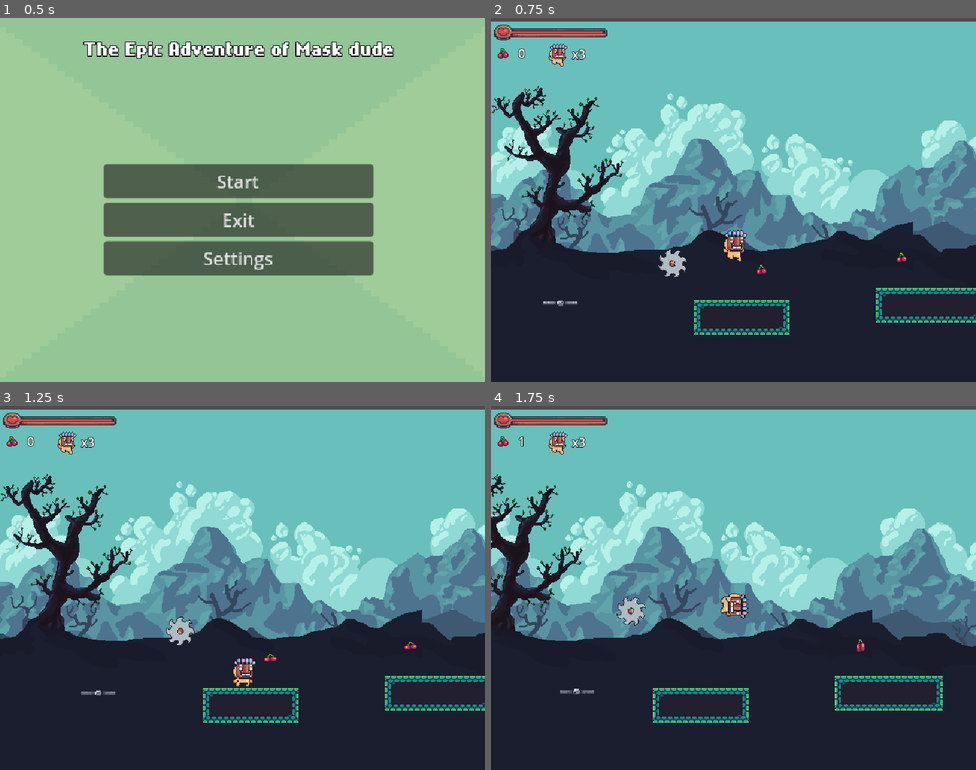
Above: before the commit, frames 1-4 (two rows, left to right).
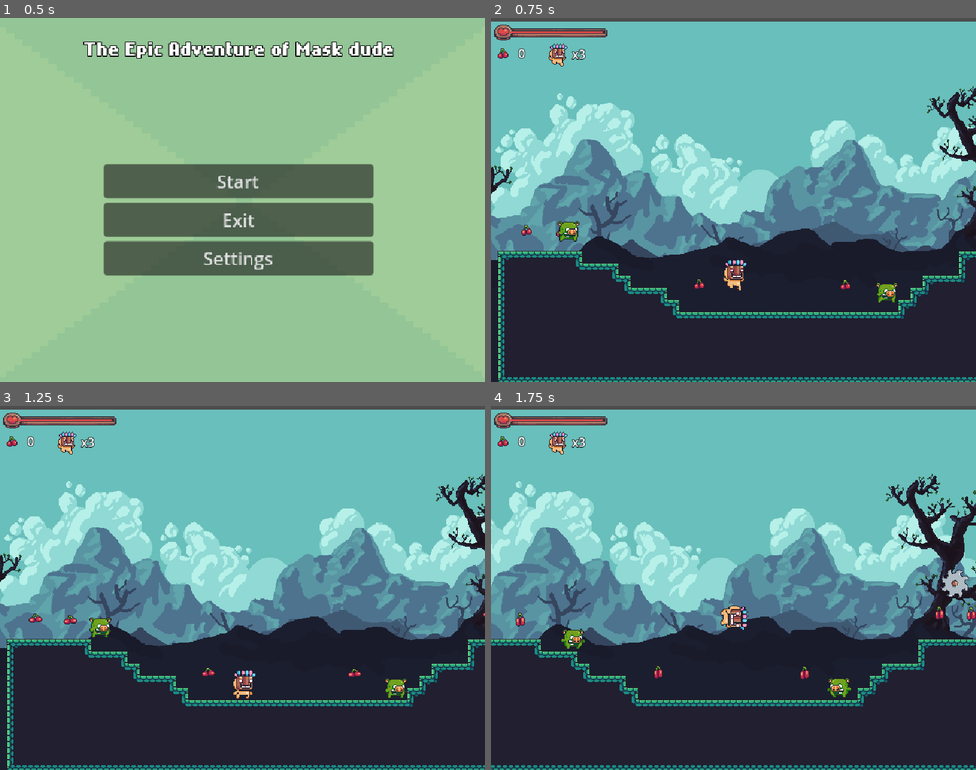
Above: after the commit, the same moments.

Repository: TheBasol/Mask-dude-adventure
Game: Godot game, scene res://main_menu.tscn
The game is run twice, just before and just after one commit, with the same random seed, the same clock (stepped at 60 frames per second) and the same inputs.
Inputs:
- Up to frame 1 (0.5 s): no input
- Up to frame 2 (0.75 s): click "Start" at 0.5 s
- Up to frame 3 (1.25 s): no input
- Up to frame 4 (1.75 s): tap Enter (ui_accept) at 1.25, 1.52 s; hold Right (ui_right) from 1.28 s (still down); tap X (grab) at 1.35 s

Frame 1 is identical in both runs. In frame 2, 34% of the frame differs, in the area x 0-100%, y 18-100%; in frame 3, 34%; in frame 4, 34%.

Commit message:
add music
Music by: Jordan Ottesen (jottesen.itch.io)

Diff:
--- a/Player/Player.tscn
+++ b/Player/Player.tscn
@@ -18,6 +18,7 @@
 [ext_resource type="Script" uid="uid://dwlg7theqc24w" path="res://Scripts/StateMachine/wall_slide.gd" id="11_v0k0e"]
 [ext_resource type="Script" uid="uid://fo0h86bfcl82" path="res://Scripts/StateMachine/wall_jump.gd" id="12_5wa8t"]
 [ext_resource type="Script" uid="uid://b81r1tpgpdyf1" path="res://Scripts/StateMachine/dash.gd" id="16_7v5gs"]
+[ext_resource type="AudioStream" uid="uid://cixsgvgcfukie" path="res://assets/Sounds/Forest Theme - D Minor - Jordan Ottesen.mp3" id="19_d7xyo"]
 
 [sub_resource type="RectangleShape2D" id="RectangleShape2D_q3lat"]
 size = Vector2(19, 26)
@@ -388,8 +389,14 @@
 collision_mask = 4
 
 [node name="InvincibilityTimer" type="Timer" parent="."]
-wait_time = 0.4
+wait_time = 0.6
 one_shot = true
+
+[node name="AudioStreamBackground" type="AudioStreamPlayer" parent="."]
+stream = ExtResource("19_d7xyo")
+volume_db = -12.403
+autoplay = true
+bus = &"Music"
 
 [connection signal="animation_finished" from="AnimationPlayer" to="StateMachine/TakeDamage" method="_on_animation_player_animation_finished"]
 [connection signal="timeout" from="StateMachine/Dash/DashTimer" to="StateMachine/Dash" method="_on_dash_timer_timeout"]
--- a/Scenes/world.tscn
+++ b/Scenes/world.tscn
@@ -402,7 +402,7 @@
 texture = ExtResource("6_ikia7")
 
 [node name="Player" parent="." instance=ExtResource("1_a02cp")]
-position = Vector2(2277, 351.00003)
+position = Vector2(263, 389)
 scale = Vector2(1.3106391, 1.423443)
 
 [node name="TileMapLayer" type="TileMapLayer" parent="."]
@@ -582,7 +582,7 @@
 rotation = 2.0344439
 
 [node name="spikes" parent="Traps" instance=ExtResource("14_e0ngr")]
-position = Vector2(1404, 461)
+position = Vector2(990, 400)
 
 [editable path="Player"]
 [editable path="Traps/Saw5"]
--- a/Scripts/player.gd
+++ b/Scripts/player.gd
@@ -60,6 +60,7 @@
 	if  Global.lifes <= 0:
 		Global.lifes = 3
 		Global.health = 10
+		Global.fruits = 0
 		get_tree().call_deferred("change_scene_to_file","res://main_menu.tscn")
 	else:
 		get_tree().call_deferred("reload_current_scene")
@@ -67,7 +68,6 @@
 	Save.save_data()
 
 func is_on_valid_wall() -> bool:
-	# Retorna true solo si ambos rayos están colisionando
 	return wall_ray_cast_top.is_colliding() and wall_ray_cast_bottom.is_colliding()
 
 func transition_to_scene(scene:String):
@@ -79,6 +79,5 @@
 
 
 func _on_invincibility_timer_timeout() -> void:
-	print("Invencibilidad terminada")
 	area_to_take_damage.set_deferred("disabled", false)
 	sprite_2d.modulate.a = 1.0
Not shown: 1 places in Player/Player.tscn that only renumber resources
Not shown, added: assets/Sounds/Forest Theme - D Minor - Jordan Ottesen.mp3.import
Not shown, added: assets/Sounds/Forest Theme - D Minor - Jordan Ottesen.mp3
